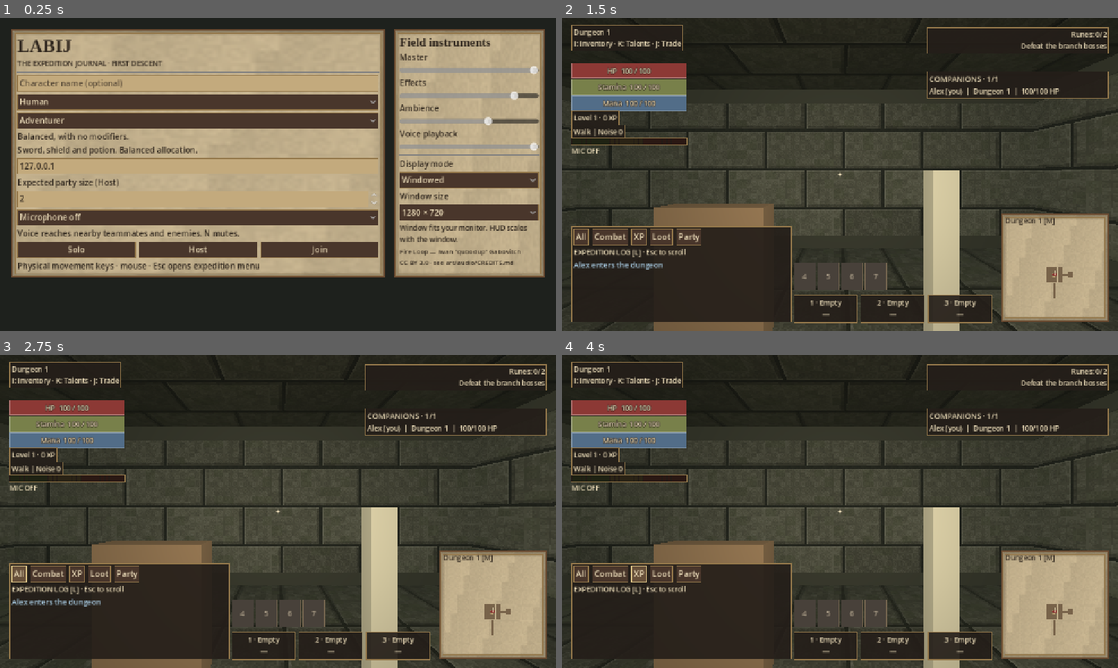
Above: before the commit, frames 1-4 (two rows, left to right).
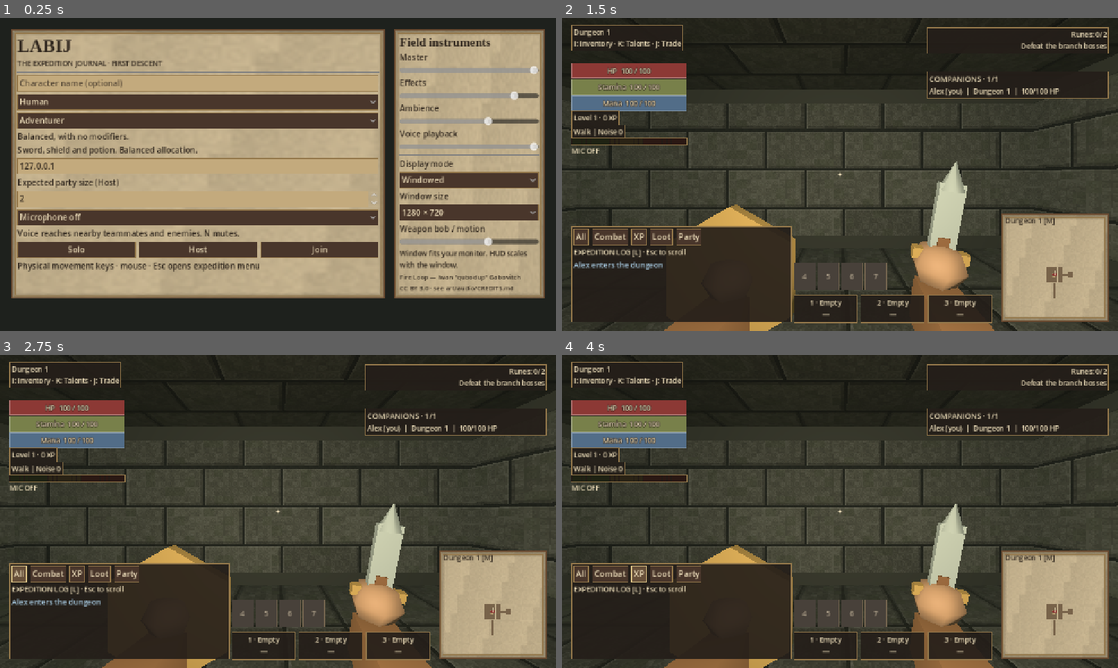
Above: after the commit, the same moments.

Repository: tdonnenfeld/LABIJ
Game: Godot game, scene res://game/main.tscn
Same seed, same stepped clock (60 frames per second), same inputs: the game is played once before the commit and once after it. Sound files missing from this copy of the repository are replaced by a short silence.
Inputs (mouse positions are in pixels of both pictures, inside the frame that each line leads up to):
- Up to frame 1 (0.25 s): no input
- Up to frame 2 (1.5 s): click (762, 83) at 0.52 s; type "Alex" at 0.6 s; click "Solo" at 1.25 s
- Up to frame 3 (2.75 s): click "All" at 2 s
- Up to frame 4 (4 s): click "Combat" at 2.75 s; click "XP" at 3.5 s

The runs differ from the first frame. In frame 1, 8.8% of the frame differs, in the area x 2-98%, y 65-90%; in frame 2, 4.6%; in frame 3, 4.4%; in frame 4, 4.4%.

Commit message:
Integrate animated actor rigs, reusable hand equipment, smooth steering and dungeon props

Diff:
--- a/game/main.gd
+++ b/game/main.gd
@@ -899,7 +899,6 @@
 			map_timer = 0.15
 		for id in actors:
 			actors[id].visible = id == local_id or (actors[id].floor_id == viewed_floor and actors[id].health > 0)
-		local.update_hands(delta)
 		if inventory_ui:
 			inventory_ui.refresh(local.inventory.state())
 		potion_belt.refresh(local.inventory.belt)
@@ -1498,6 +1497,10 @@
 		for actor in actors.values():
 			NetMotion.advance(actor, delta)
 		world.advance_network_motion(delta)
+	world.animate_monsters(delta)
+	for actor in actors.values():
+		if actor.visible:
+			actor.update_hands(delta, settings.view_motion)
 	if actors.has(local_id):
 		var local = actors[local_id]
 		if local.camera:
--- a/game/player.gd
+++ b/game/player.gd
@@ -43,8 +43,10 @@
 var attack_timer := 0.0
 var hurt_timer := 0.0
 var swing_hit := false
-var sword: MeshInstance3D
-var shield: MeshInstance3D
+const ActorRig = preload("res://game/visuals/actor_rig.gd")
+const Hands = preload("res://game/visuals/first_person_hands.gd")
+var character_rig: Node3D
+var hands: Node3D
 var floor_id := 0
 var direction := Vector2.ZERO
 var heading := 0.0
@@ -62,13 +64,10 @@
 	add_child(collision)
 	if not visual:
 		return
-	var mesh := MeshInstance3D.new()
-	var model := CapsuleMesh.new()
-	model.radius = 0.32
-	model.height = 1.7
-	mesh.mesh = model
-	mesh.visible = not local
-	add_child(mesh)
+	if not local:
+		character_rig = ActorRig.new()
+		add_child(character_rig)
+		character_rig.setup("adventurer", 1.7)
 	if local:
 		camera = Camera3D.new()
 		camera.position.y = 0.55
@@ -79,8 +78,8 @@
 		light.light_color = Color("#e8dfc5")
 		light.light_energy = 2.5 if "--debug-geometry" in OS.get_cmdline_user_args() else 1.5
 		camera.add_child(light)
-		sword = hand_item(Vector3(0.42, -0.36, -0.85), Vector3(0.10, 0.75, 0.10), Color("#bcb8a9"))
-		shield = hand_item(Vector3(-0.48, -0.38, -0.8), Vector3(0.40, 0.52, 0.12), Color("#78604a"))
+		hands = Hands.new()
+		camera.add_child(hands)
 
 func simulate(delta: float) -> void:
 	if health <= 0.0:
@@ -97,18 +96,6 @@
 	velocity.z = motion.z
 	velocity.y = maxf(velocity.y - 18.0 * delta, -20.0)
 	move_and_slide()
-
-func hand_item(at: Vector3, size: Vector3, color: Color) -> MeshInstance3D:
-	var item := MeshInstance3D.new()
-	var mesh := BoxMesh.new()
-	mesh.size = size
-	item.mesh = mesh
-	var mat := StandardMaterial3D.new()
-	mat.albedo_color = color
-	item.material_override = mat
-	camera.add_child(item)
-	item.position = at
-	return item
 
 func begin_attack() -> bool:
 	var weapon = Catalog.get_item(inventory.weapon)
@@ -194,17 +181,12 @@
 		collision_layer = 0
 		collision_mask = 0
 
-func update_hands(delta: float) -> void:
-	if not sword or not shield:
-		return
-	sword.rotation.x = lerpf(sword.rotation.x, -0.95 if attack_phase == 2 else (0.65 if attack_phase == 1 else 0.0), minf(1.0, delta * 14.0))
-	shield.position.y = lerpf(shield.position.y, -0.12 if blocking else -0.38, minf(1.0, delta * 14.0))
-	var weapon = Catalog.get_item(inventory.weapon)
-	sword.scale.y = 0.22 if inventory.weapon_index < 0 else weapon.reach / 2.4
-	sword.material_override.albedo_color = weapon.tint
-	shield.material_override.albedo_color = Catalog.get_item(inventory.shield).tint
-	sword.visible = health > 0
-	shield.visible = health > 0 and inventory.shield_index >= 0
+func update_hands(delta: float, motion: float = 1.0) -> void:
+	if hands:
+		hands.animate(self, delta, motion)
+	if character_rig:
+		character_rig.equip_inventory(inventory)
+		character_rig.animate(delta, health > 0.0, attack_phase, false, hurt_timer > 0, blocking, cast_id != "")
 
 func use_item(index: int) -> bool:
 	if health <= 0 or attack_phase != 0 or cast_id != "" or index < 0 or index >= inventory.items.size():
--- a/game/ui/display_controls.gd
+++ b/game/ui/display_controls.gd
@@ -6,6 +6,7 @@
 var mode_select: OptionButton
 var size_select: OptionButton
 var notice: Label
+var motion_slider: HSlider
 
 func _ready() -> void:
 	var mode_label := Label.new()
@@ -22,6 +23,18 @@
 	for resolution in Settings.RESOLUTIONS:
 		size_select.add_item("%d × %d" % [resolution.x, resolution.y])
 	add_child(size_select)
+	var motion_label := Label.new()
+	motion_label.text = "Weapon bob / motion"
+	add_child(motion_label)
+	motion_slider = HSlider.new()
+	motion_slider.min_value = 0.0
+	motion_slider.max_value = 1.0
+	motion_slider.step = 0.05
+	add_child(motion_slider)
+	motion_slider.value_changed.connect(func(value):
+		settings.view_motion = value
+		settings.save_file()
+		changed.emit())
 	notice = Label.new()
 	notice.autowrap_mode = TextServer.AUTOWRAP_WORD_SMART
 	notice.add_theme_font_size_override("font_size", 12)
@@ -35,6 +48,7 @@
 	refresh()
 
 func refresh() -> void:
+	motion_slider.set_value_no_signal(settings.view_motion)
 	mode_select.select(settings.display_mode)
 	size_select.select(Settings.RESOLUTIONS.find(settings.resolution))
 	size_select.disabled = settings.display_mode != 0
--- a/game/ui/player_settings.gd
+++ b/game/ui/player_settings.gd
@@ -24,6 +24,7 @@
 var bindings: Dictionary = DEFAULTS.duplicate()
 var volumes: Dictionary = AUDIO_DEFAULTS.duplicate()
 var sensitivity := 1.0
+var view_motion := 0.65
 const RESOLUTIONS := [Vector2i(960, 540), Vector2i(1280, 720), Vector2i(1600, 900), Vector2i(1920, 1080), Vector2i(2560, 1440)]
 const DEFAULT_RESOLUTION := Vector2i(1280, 720)
 const DISPLAY_MODES := ["Windowed", "Maximized", "Fullscreen"]
@@ -99,6 +100,9 @@
 		var saved_mode: Variant = cfg.get_value("display", "mode", 0)
 		resolution = saved_size if saved_size is Vector2i and saved_size in RESOLUTIONS else DEFAULT_RESOLUTION
 		display_mode = saved_mode if saved_mode is int and saved_mode >= 0 and saved_mode < DISPLAY_MODES.size() else 0
+		var saved_motion := float(cfg.get_value("controls", "view_motion", 0.65))
+		if is_finite(saved_motion):
+			view_motion = clampf(saved_motion, 0.0, 1.0)
 		var speed := float(cfg.get_value("controls", "sensitivity", 1.0))
 		if is_finite(speed):
 			sensitivity = clampf(speed, 0.25, 3.0)
@@ -114,6 +118,7 @@
 	for bus in volumes:
 		cfg.set_value("audio", bus, volumes[bus])
 	cfg.set_value("controls", "sensitivity", sensitivity)
+	cfg.set_value("controls", "view_motion", view_motion)
 	cfg.set_value("display", "resolution", resolution)
 	cfg.set_value("display", "mode", display_mode)
 	return cfg.save(path)
--- /dev/null
+++ b/game/visuals/actor_rig.gd
@@ -0,0 +1,133 @@
+extends Node3D
+
+const Assets = preload("res://game/visuals/asset_registry.gd")
+const Loot = preload("res://game/items/loot_models.gd")
+var model: Node3D
+var body: Node3D
+var arm_r: Node3D
+var arm_l: Node3D
+var leg_r: Node3D
+var leg_l: Node3D
+var tail: Node3D
+var head: Node3D
+var grip_r: Node3D
+var grip_l: Node3D
+var right_item: Node3D
+var left_item: Node3D
+var worn: Array[Node3D] = []
+var gear_key: Array = []
+var previous := Vector3.ZERO
+var sampled := false
+var speed := 0.0
+var clock := 0.0
+var pose := 0.0
+var ever_alive := false
+var kind := ""
+var height := 1.7
+var is_rat := false
+
+func setup(id: String, h: float) -> void:
+	kind = id
+	height = h
+	is_rat = id == "rat"
+	position.y = -height * 0.5
+	model = Assets.character(id, self)
+	model.scale = Vector3.ONE * height / (0.58 if is_rat else (1.23 if id in ["crypt_warden", "jewel_sentinel"] else 1.08))
+	body = model.find_child("Body", true, false) as Node3D
+	arm_r = model.find_child("ArmL", true, false) as Node3D
+	arm_l = model.find_child("ArmR", true, false) as Node3D
+	leg_r = model.find_child("LegL", true, false) as Node3D
+	leg_l = model.find_child("LegR", true, false) as Node3D
+	tail = model.find_child("Tail", true, false) as Node3D
+	head = model.find_child("Head", true, false) as Node3D
+	grip_r = model.find_child("GripL", true, false) as Node3D
+	grip_l = model.find_child("GripR", true, false) as Node3D
+	if grip_r and grip_l:
+		var weapon: String = {"goblin": "venom_dagger", "brute": "axe", "archer": "bow", "guardian": "sword", "mage": "staff", "crypt_warden": "axe", "ember_oracle": "ember_staff", "jewel_sentinel": "spear", "jewel_hunter": "venom_dagger"}.get(id, "unarmed")
+		right_item = Assets.held(weapon, grip_r)
+		if id in ["guardian", "crypt_warden", "jewel_sentinel"]:
+			left_item = Assets.held("iron_shield", grip_l, true)
+		for item in [right_item, left_item]:
+			if is_instance_valid(item):
+				item.scale = Vector3.ONE * 0.7
+
+func equip_inventory(bag) -> void:
+	var key: Array = [bag.weapon, bag.shield]
+	for slot in range(2, bag.SLOT_KINDS.size()):
+		var index: int = bag.slot_index(slot)
+		key.append(bag.items[index] if index >= 0 else "")
+	if key == gear_key:
+		return
+	gear_key = key
+	if grip_r and grip_l:
+		right_item = Assets.replace_held(right_item, key[0], grip_r)
+		left_item = Assets.replace_held(left_item, key[1], grip_l, true)
+		for item in [right_item, left_item]:
+			if is_instance_valid(item):
+				item.scale = Vector3.ONE * 0.72
+	for piece in worn:
+		piece.hide()
+		piece.queue_free()
+	worn.clear()
+	if body and key[2] != "":
+		var chest := Loot.part(body, BoxMesh.new(), Vector3(0, 0.70, -0.13), Loot.LEATHER if key[2] == "leather" else Loot.STEEL)
+		chest.scale = Vector3(0.42, 0.30, 0.13)
+		worn.append(chest)
+	if head and key[3] != "":
+		var helm := Loot.build(key[3], head)
+		helm.position = Vector3(0, 0.04, 0)
+		helm.scale = Vector3.ONE * 0.9
+		worn.append(helm)
+	for pair in [[arm_r, 4, -0.33], [arm_l, 4, -0.33], [leg_r, 5, -0.40], [leg_l, 5, -0.40]]:
+		if pair[0] and key[pair[1]] != "":
+			var mesh := BoxMesh.new()
+			mesh.size = Vector3(0.17, 0.13, 0.18)
+			worn.append(Loot.part(pair[0], mesh, Vector3(0, pair[2], 0), Loot.LEATHER if pair[1] == 4 else Loot.STEEL))
+	if body and key[6] != "":
+		var amulet := Loot.build(key[6], body)
+		amulet.position = Vector3(0, 0.78, -0.19)
+		amulet.scale = Vector3.ONE * 0.35
+		worn.append(amulet)
+	for pair in [[grip_r, 7], [grip_l, 8]]:
+		if pair[0] and key[pair[1]] != "":
+			var ring := Loot.build(key[pair[1]], pair[0])
+			ring.position = Vector3.ZERO
+			ring.scale = Vector3.ONE * 0.24
+			worn.append(ring)
+
+func angle(part: Node3D, target: float, weight: float) -> void:
+	if part:
+		part.rotation.x = lerpf(part.rotation.x, target, weight)
+
+func animate(delta: float, alive: bool, phase: int, asleep: bool, hurt: bool, blocking: bool = false, casting: bool = false) -> void:
+	var at := get_parent_node_3d().global_position
+	var distance := Vector2(at.x - previous.x, at.z - previous.z).length() if sampled and absf(at.y - previous.y) < 5.0 else 0.0
+	previous = at
+	sampled = true
+	if distance > 3.0:
+		distance = 0.0
+	speed = lerpf(speed, minf(8.0, distance / maxf(delta, 0.001)), minf(1.0, delta * 12.0))
+	ever_alive = ever_alive or alive
+	var weight := minf(1.0, delta * 10.0)
+	var prone := -PI * 0.5 if not alive else (-PI * 0.45 if asleep and not is_rat else 0.0)
+	pose = lerpf(pose, prone, weight)
+	model.rotation.x = pose
+	if not alive or asleep:
+		for part in [arm_r, arm_l, leg_r, leg_l]:
+			angle(part, 0.0, weight)
+		return
+	clock += delta * (2.0 + speed * (4.0 if is_rat else 2.0))
+	var gait := sin(clock) * clampf(speed / 2.3, 0.0, 1.0) * (0.52 if kind == "brute" else 0.76)
+	angle(leg_r, gait, weight)
+	angle(leg_l, -gait, weight)
+	var attack := -1.45 if phase == 1 else (0.65 if phase == 2 else -gait * 0.65)
+	if is_rat:
+		attack = -gait
+	angle(arm_r, -1.15 if casting else attack, weight)
+	angle(arm_l, -1.4 if blocking or casting or (kind == "archer" and phase == 1) else gait * 0.65, weight)
+	if body:
+		body.position.y = lerpf(body.position.y, absf(gait) * 0.025 + sin(clock * 0.5) * 0.006, weight)
+		body.rotation.z = lerpf(body.rotation.z, 0.16 if hurt else gait * 0.035, weight)
+		body.rotation.x = lerpf(body.rotation.x, -0.12 if phase == 1 else (0.12 if phase == 2 else 0.0), weight)
+	if tail:
+		tail.rotation.y = sin(clock) * 0.35
--- /dev/null
+++ b/game/visuals/asset_registry.gd
@@ -0,0 +1,37 @@
+extends RefCounted
+
+const Loot = preload("res://game/items/loot_models.gd")
+static var scenes: Dictionary = {}
+const CHARACTERS := ["rat", "goblin", "brute", "archer", "guardian", "mage", "crypt_warden", "ember_oracle", "jewel_sentinel", "jewel_hunter", "adventurer"]
+
+static func character(kind: String, parent: Node3D) -> Node3D:
+	var id := kind if kind in CHARACTERS else "adventurer"
+	var path := "res://art/models/characters/%s.gltf" % id
+	if not scenes.has(id) and ResourceLoader.exists(path, "PackedScene"):
+		scenes[id] = load(path)
+	var model: Node3D
+	if scenes.has(id) and scenes[id] is PackedScene:
+		model = scenes[id].instantiate() as Node3D
+	if not model:
+		model = Node3D.new()
+		var body := Node3D.new()
+		body.name = "Body"
+		model.add_child(body)
+		Loot.gem(body, Vector3(0, 0.5, 0), 0.30, Loot.LEATHER)
+		Loot.gem(body, Vector3(0, 0.92, 0), 0.16, Loot.STEEL)
+	parent.add_child(model)
+	return model
+
+static func held(id: String, parent: Node3D, left: bool = false) -> Node3D:
+	if id in ["unarmed", "empty_shield", ""]:
+		return null
+	var model := Loot.build(id, parent)
+	model.position = Vector3.ZERO
+	model.rotation.x = -PI / 2.0 if left else PI / 2.0
+	return model
+
+static func replace_held(old: Node3D, id: String, parent: Node3D, left: bool = false) -> Node3D:
+	if is_instance_valid(old):
+		old.hide()
+		old.queue_free()
+	return held(id, parent, left)
--- a/game/visuals/dungeon_visual_builder.gd
+++ b/game/visuals/dungeon_visual_builder.gd
@@ -43,6 +43,8 @@
 			if hash_value in [4, 11] and not narrowed.has(cell):
 				box("wall", at - normal * 0.04 + Vector3.UP * 1.5, Vector3(0.34, 3.0, 0.20), angle)
 		add_arch(tiles, cell, origin)
+		if not narrowed.has(cell):
+			decorate_cell(tiles, cell, origin, seed_value)
 	for block in corridor_blocks:
 		box("wall", block[0], block[1])
 	flush_batches()
@@ -136,3 +138,31 @@
 		rim.material_override = accent
 		step.add_child(rim)
 		rim.position = Vector3(0, 0.033, 0.24)
+
+func decorate_cell(tiles: Dictionary, cell: Vector2i, origin: Vector3, seed_value: int) -> void:
+	if abs(cell.x) + abs(cell.y) <= 2:
+		return
+	var walls: Array[Vector2i] = []
+	for side in SIDES:
+		if not tiles.has(cell + side):
+			walls.append(side)
+	if walls.size() != 2 or walls[0] == -walls[1]:
+		return
+	var variation := posmod(cell.x * 97 + cell.y * 53 + seed_value, 11)
+	var normal := Vector3(walls[0].x, 0, walls[0].y)
+	var across := Vector3(walls[1].x, 0, walls[1].y)
+	var at := origin + (normal + across) * 1.12
+	if variation == 0:
+		box("wood", at + Vector3.UP * 0.27, Vector3(0.46, 0.53, 0.46))
+		for y in [0.11, 0.44]:
+			box("iron", at + Vector3.UP * y, Vector3(0.49, 0.045, 0.49))
+	elif variation == 1:
+		box("wood", at + Vector3.UP * 0.18, Vector3(0.50, 0.35, 0.50))
+		box("wood", at + Vector3.UP * 0.39, Vector3(0.51, 0.08, 0.51))
+		box("iron", at + Vector3.UP * 0.35 - normal * 0.26, Vector3(0.08, 0.10, 0.08))
+	elif variation == 2:
+		box("trim", at + Vector3.UP * 0.18, Vector3(0.45, 0.36, 0.45))
+		box("ember", at + Vector3.UP * 0.43, Vector3(0.055, 0.13, 0.055))
+	elif variation == 3:
+		for i in range(4):
+			box("iron", at + normal * 0.22 + Vector3.UP * (1.1 + i * 0.15), Vector3(0.09, 0.16, 0.08), i * PI / 2.0)
--- /dev/null
+++ b/game/visuals/first_person_hands.gd
@@ -0,0 +1,87 @@
+extends Node3D
+
+const Assets = preload("res://game/visuals/asset_registry.gd")
+const Loot = preload("res://game/items/loot_models.gd")
+var right: Node3D
+var left: Node3D
+var weapon: Node3D
+var shield: Node3D
+var drink: Node3D
+var spell: Node3D
+var key: Array = []
+var last_hp := -1.0
+var last_potions := -1
+var drink_time := 0.0
+var clock := 0.0
+var speed := 0.0
+var previous := Vector3.ZERO
+var sampled := false
+
+func _ready() -> void:
+	right = Node3D.new()
+	left = Node3D.new()
+	add_child(right)
+	add_child(left)
+	for hand in [right, left]:
+		Loot.box(hand, Vector3(0, -0.11, 0.18), Vector3(0.14, 0.14, 0.36), Loot.LEATHER, Vector3(-0.12, 0, 0))
+		Loot.gem(hand, Vector3.ZERO, 0.095, Color("#b98e69"))
+	drink = Loot.build("potion", left)
+	drink.position = Vector3(0, 0.09, -0.03)
+	drink.hide()
+	spell = Node3D.new()
+	add_child(spell)
+	Loot.gem(spell, Vector3.ZERO, 0.13, Color("#c3a1e8"))
+	spell.position = Vector3(0, -0.15, -0.76)
+	spell.hide()
+
+func animate(actor, delta: float, motion: float) -> void:
+	var next: Array = [actor.inventory.weapon, actor.inventory.shield]
+	if next != key:
+		key = next
+		weapon = Assets.replace_held(weapon, key[0], right)
+		shield = Assets.replace_held(shield, key[1], left, true)
+		if weapon:
+			weapon.scale = Vector3.ONE * 0.85
+		if shield:
+			shield.scale = Vector3.ONE * 0.9
+	var at: Vector3 = actor.global_position
+	var distance := Vector2(at.x - previous.x, at.z - previous.z).length() if sampled and absf(at.y - previous.y) < 5.0 else 0.0
+	previous = at
+	sampled = true
+	speed = lerpf(speed, minf(7.0, distance / maxf(delta, 0.001)) if distance < 2.0 else 0.0, minf(1.0, delta * 10.0))
+	clock += delta * (3.0 + speed * 2.2)
+	var bob := sin(clock) * minf(1.0, speed / 4.5) * 0.028 * motion
+	var potions: int = actor.inventory.count("potion") + actor.inventory.belt
+	if last_hp >= 0.0 and actor.health > last_hp and potions < last_potions:
+		drink_time = 0.85
+	last_hp = actor.health
+	last_potions = potions
+	drink_time = maxf(0.0, drink_time - delta)
+	var weight := minf(1.0, delta * 15.0)
+	var casting: bool = actor.cast_id != ""
+	var target := Vector3(0.36 + bob, -0.33 + absf(bob), -0.75)
+	var rot := Vector3(0.10, -0.15, -0.14)
+	if actor.attack_phase == 1:
+		target += Vector3(0.15, 0.12, 0.05)
+		rot = Vector3(0.75, -0.5, -0.35)
+	elif actor.attack_phase == 2:
+		target += Vector3(-0.24, 0.08, -0.17)
+		rot = Vector3(-0.8, 0.55, 0.70)
+	if casting:
+		target = Vector3(0.22, -0.16, -0.72)
+		rot.x = -0.4
+	right.position = right.position.lerp(target, weight)
+	right.rotation = right.rotation.lerp(rot, weight)
+	var left_target := Vector3(-0.40 - bob, -0.38 + absf(bob), -0.76)
+	if actor.blocking:
+		left_target = Vector3(-0.19, -0.09, -0.64)
+	if drink_time > 0.0:
+		left_target = Vector3(-0.15, 0.02, -0.47)
+	left.position = left.position.lerp(left_target, weight)
+	left.rotation.x = lerpf(left.rotation.x, -0.35 if actor.blocking else (0.9 if drink_time > 0.0 else 0.0), weight)
+	drink.visible = drink_time > 0.0
+	if shield:
+		shield.visible = not drink.visible
+	spell.visible = casting
+	spell.scale = Vector3.ONE * (0.85 + sin(clock * 3.0) * 0.18)
+	visible = actor.health > 0.0
--- a/game/world.gd
+++ b/game/world.gd
@@ -1,5 +1,6 @@
 extends Node3D
 
+const ActorRig = preload("res://game/visuals/actor_rig.gd")
 const NetMotion = preload("res://game/network/net_motion.gd")
 const Numbers = preload("res://game/ui/numbers.gd")
 const Acoustics = preload("res://game/world/noise.gd")
@@ -140,24 +141,11 @@
 	mob.position = at + Vector3.UP * float(stats[11]) * 0.5
 	mob.rotation.y = float(id % 16) * TAU / 16.0
 	if visual:
-		var mesh := MeshInstance3D.new()
-		var shape := CapsuleMesh.new()
-		shape.radius = stats[10]
-		shape.height = stats[11]
-		mesh.mesh = shape
-		var mat := StandardMaterial3D.new()
-		mat.albedo_color = stats[9]
-		mesh.material_override = mat
-		mob.add_child(mesh)
-		var face := MeshInstance3D.new()
-		var face_shape := BoxMesh.new()
-		face_shape.size = Vector3(float(stats[10]) * 1.2, 0.09, 0.09)
-		face.mesh = face_shape
-		var face_material := StandardMaterial3D.new()
-		face_material.albedo_color = Color("#28231d")
-		face.material_override = face_material
-		mesh.add_child(face)
-		face.position = Vector3(0, float(stats[11]) * 0.23, -float(stats[10]))
+		var rig := ActorRig.new()
+		rig.name = "ActorRig"
+		mob.add_child(rig)
+		rig.setup(kind, float(stats[11]))
+		rig.ever_alive = not reserve
 		var label := Label3D.new()
 		label.text = stats[0]
 		label.billboard = BaseMaterial3D.BILLBOARD_ENABLED
@@ -185,7 +173,7 @@
 	capsule.height = stats[11]
 	collision.shape = capsule
 	mob.add_child(collision)
-	monsters[id] = {"node": mob, "kind": kind, "floor": floor_i …(706 unchanged characters)… backstab_seen": {}, "step_distance": 0.0}
+	monsters[id] = {"node": mob, "kind": kind, "floor": floor_i …(706 unchanged characters)… backstab_seen": {}, "step_distance": 0.0, "move_speed": 0.0, "moved_last": false, "path_key": [], "path_next": Vector2i.ZERO}
 	mob.visible = not reserve
 
 func marker(level: Node3D, at: Vector3, caption: String, color: Color) -> Label3D:
@@ -266,16 +254,30 @@
 	for key in floors:
 		floors[key].visible = key == id
 	for mob in monsters.values():
-		mob.node.visible = mob.floor == id and mob.health > 0
+		var rig = mob.node.get_node_or_null("ActorRig")
+		var alive: bool = mob.health > 0
+		if rig:
+			rig.ever_alive = rig.ever_alive or alive
+		mob.node.visible = mob.floor == id and (alive or (rig != null and rig.ever_alive))
 		if visual and mob.node.visible:
-			var mesh: MeshInstance3D = mob.node.get_child(0)
-			mesh.material_override.albedo_color = Color("#ffffff") if mob.hurt > 0 else (Color("#e5a64e") if mob.phase == 1 else (Color("#8aa7e0") if mob.stun > 0 or mob.slow > 0 else (Color("#e96c38") if mob.burn > 0 else Bestiary.stats(mob.kind)[9])))
 			var label: Label3D = mob.node.get_child(1)
+			label.visible = alive
 			var filled := clampi(ceili(10.0 * mob.health / mob.max_health), 0, 10)
 			label.text = "%s — %s\n%s%s %d/%d%s" % [Bestiary.stats(mob.kind)[0], awareness_name(mob), "█".repeat(filled), "░".repeat(10 - filled), ceili(mob.health), ceili(mob.max_health), status_summary(mob)]
-			mesh.rotation.z = PI * 0.5 if mob.asleep else 0.0
+			label.modulate = Color("#f1c879") if mob.phase == 1 else (Color("#e9a1a1") if mob.hurt > 0 else Color.WHITE)
 			if mob.kind in ["crypt_warden", "jewel_sentinel"]:
-				mob.node.get_child(2).visible = mob.phase == 1 and mob.stun <= 0
+				mob.node.get_child(2).visible = alive and mob.phase == 1 and mob.stun <= 0
+
+func animate_monsters(delta: float) -> void:
+	if not visual:
+		return
+	for mob in monsters.values():
+		if not mob.node.visible:
+			continue
+		var rig = mob.node.get_node_or_null("ActorRig")
+		if rig:
+			rig.animate(delta, mob.health > 0, mob.phase, mob.asleep, mob.hurt > 0)
+
 
 func transfer(actor, peer_id: int, actors: Dictionary = {}) -> bool:
 	if objective.result != "" or actor.health <= 0 or actor.attack_phase != 0 or actor.cast_id != "":
@@ -335,6 +337,9 @@
 			break
 		if mob.health <= 0:
 			continue
+		if not mob.moved_last:
+			mob.move_speed = move_toward(mob.move_speed, 0.0, delta * 9.0)
+		mob.moved_last = false
 		mob.dot_time += delta
 		mob.hurt = maxf(0.0, mob.hurt - delta)
 		mob.force_timer = maxf(0.0, mob.force_timer - delta)
@@ -454,7 +459,11 @@
 	var level = floors[mob.floor]
 	var start := Acoustics.cell(node.position)
 	var goal := Acoustics.cell(at)
-	var next := next_cell(level.tiles, start, goal)
+	var key: Array = [mob.floor, start, goal, level.secret_open]
+	if mob.path_key != key:
+		mob.path_key = key
+		mob.path_next = next_cell(level.tiles, start, goal)
+	var next: Vector2i = mob.path_next
 	var destination := Vector3(next.x * Dungeon.CELL, node.position.y, next.y * Dungeon.CELL)
 	if start == goal:
 		destination = Vector3(at.x, node.position.y, at.z)
@@ -465,9 +474,13 @@
 			destination = Vector3(node.position.x, node.position.y, center.z)
 		elif absf(offset.z) > 0.1 and absf(node.position.x - center.x) > 0.08:
 			destination = Vector3(center.x, node.position.y, node.position.z)
-	face_toward(mob, destination)
+	face_toward(mob, destination, delta)
+	mob.moved_last = true
 	var before := node.position
-	var motion := (destination - node.position).limit_length(delta * speed * (0.5 if mob.slow > 0 else 1.0))
+	var target_speed := speed * (0.5 if mob.slow > 0 else 1.0)
+	var acceleration := 5.0 if mob.kind in ["brute", "guardian", "crypt_warden", "jewel_sentinel"] else 12.0
+	mob.move_speed = move_toward(mob.move_speed, target_speed, delta * acceleration)
+	var motion := (destination - node.position).limit_length(delta * float(mob.move_speed))
 	var hit := node.move_and_collide(motion, false, 0.001)
 	if hit:
 		# Queue at a choke, but slide along other bodies when space permits.
@@ -476,6 +489,8 @@
 		if tangent.length_squared() > 0.000001:
 			node.move_and_collide(tangent, false, 0.001)
 
+	if motion.length_squared() > 0.0001 and horizontal_distance(before, node.position) < motion.length() * 0.2:
+		mob.move_speed = move_toward(mob.move_speed, 0.0, delta * 4.0)
 	mob.step_distance += horizontal_distance(before, node.position)
 	if mob.step_distance >= 1.5:
 		mob.step_distance = fmod(mob.step_distance, 1.5)
@@ -1033,11 +1048,12 @@
 	sound(shot.floor, at, 14.0 * (1.0 + shot.bonus), "stone")
 	journal.add("Combat", "Noise Stone lands", shot.floor, at, "Noise", "status")
 
-func face_toward(mob: Dictionary, at: Vector3) -> void:
+func face_toward(mob: Dictionary, at: Vector3, delta: float = 0.0) -> void:
 	var node: Node3D = mob.node
 	var offset := at - node.position
 	if Vector2(offset.x, offset.z).length_squared() > 0.0025:
-		node.rotation.y = atan2(-offset.x, -offset.z)
+		var target := atan2(-offset.x, -offset.z)
+		node.rotation.y = lerp_angle(node.rotation.y, target, minf(1.0, delta * 9.0)) if delta > 0.0 else target
 
 func sound(floor_id: int, at: Vector3, radius: float, cue: String) -> void:
 	if radius <= 0:
